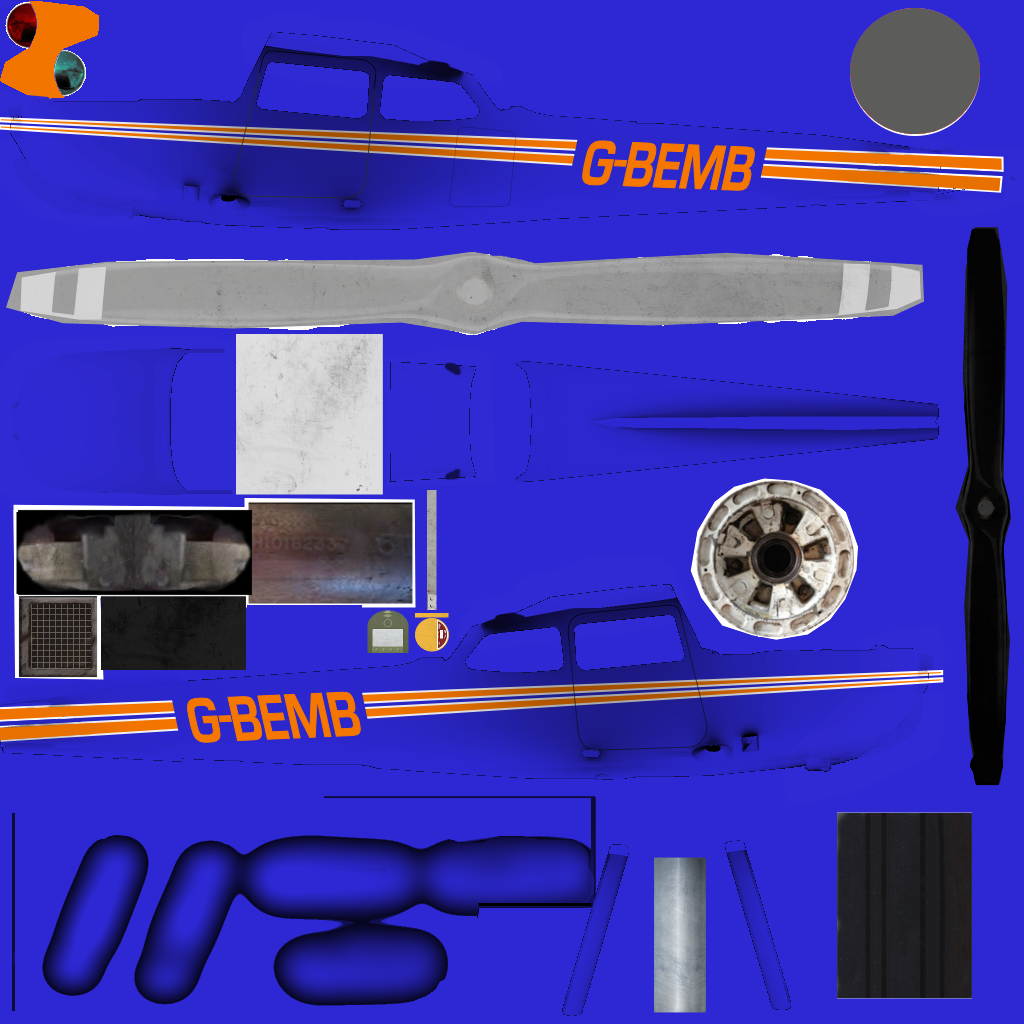
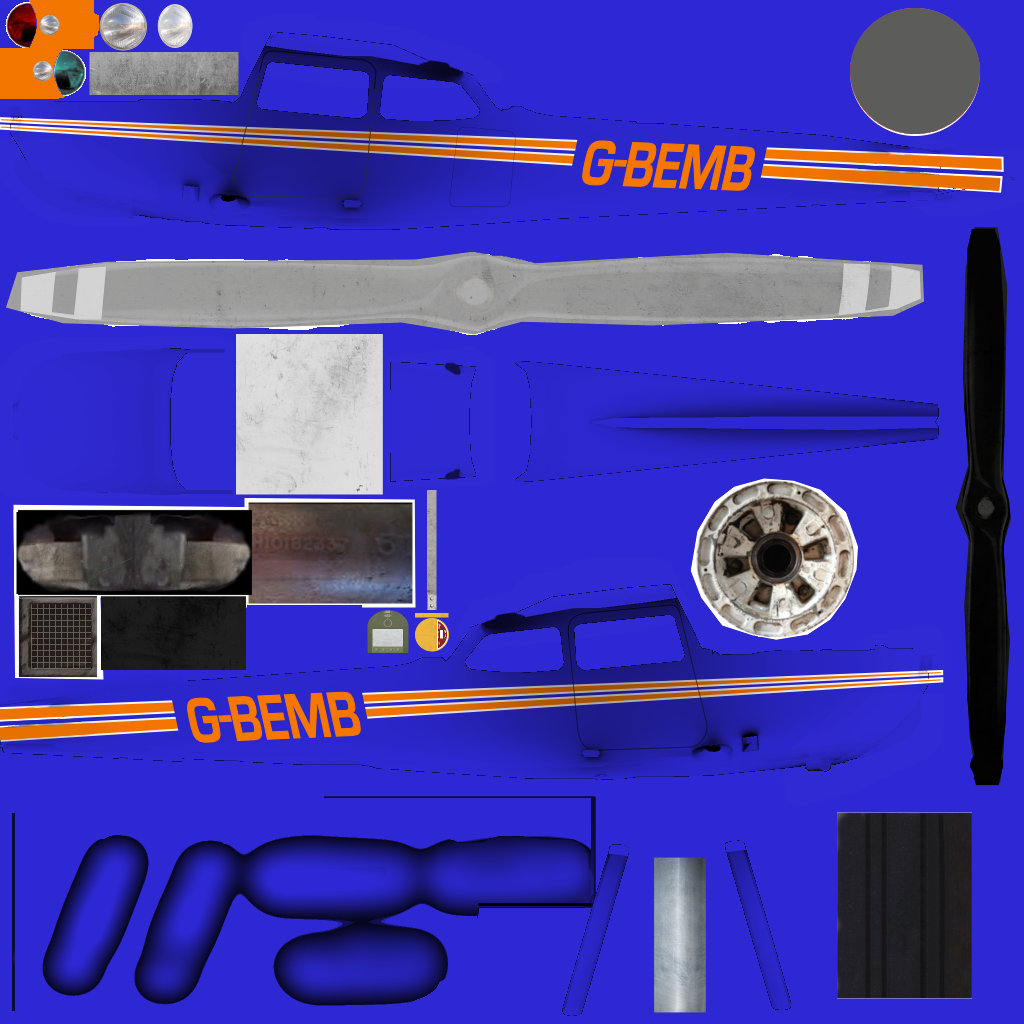
Two versions of the same layered image (w=1024, h=1024). Layer-by-layer changes:
added layer "Clipboard #7" above "Clipboard #6" over <box>32,3,239,95</box>
added layer "Clipboard #6" above "Clipboard #5" over <box>0,0,94,99</box>
